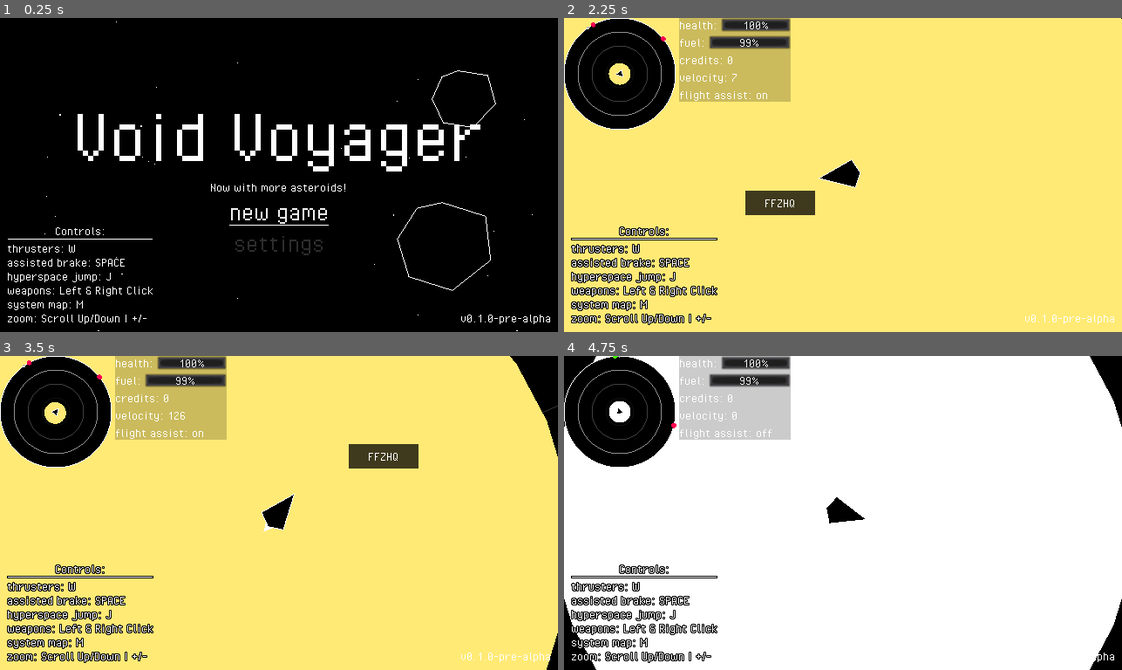
Above: before the commit, frames 1-4 (two rows, left to right).
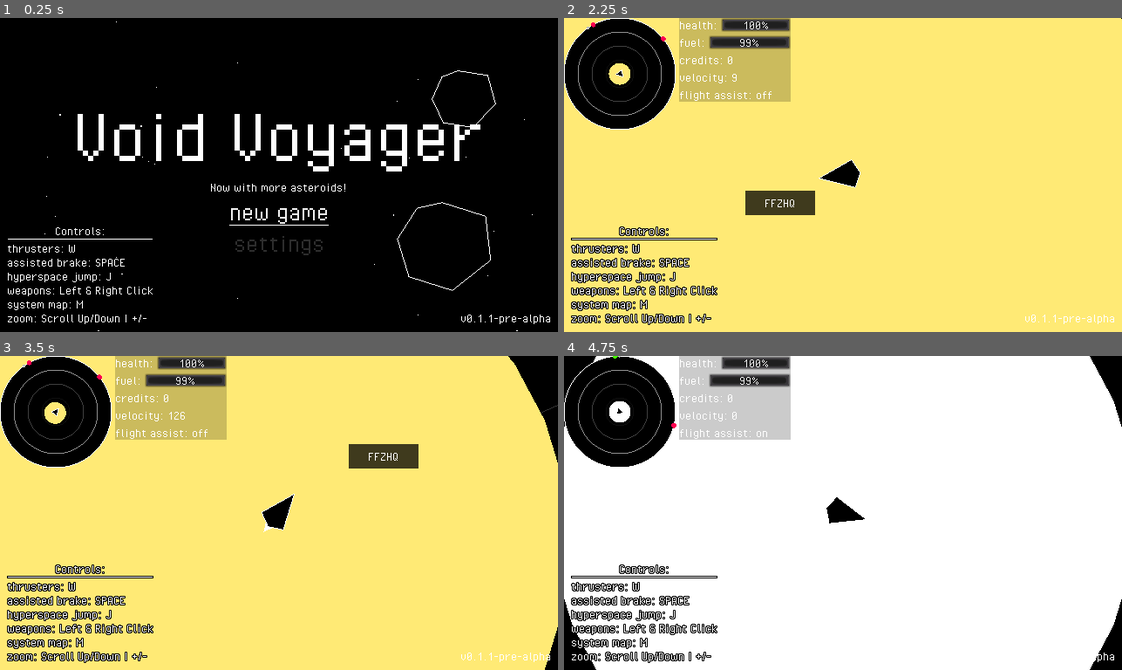
Above: after the commit, the same moments.

Repository: fossqueen/void-voyager-old
Game: Godot game, scene res://main.tscn
Two runs of this game, one before a commit and one after it. Both use one fixed random seed, a clock stepped at 60 frames per second and the inputs below.
Inputs (mouse positions are in pixels of both pictures, inside the frame that each line leads up to):
- Up to frame 1 (0.25 s): no input
- Up to frame 2 (2.25 s): click "new game" at 0.5 s; tap Enter at 1.25 s; move the mouse to (843, 175) at 1.27 s; hold W (thrust) 1.28-2.03 s; hold Space (flight_assist) 1.28-2.03 s; tap Home (ui_home) at 1.55, 2.1 s; move the mouse to (731, 190) at 2.02 s
- Up to frame 3 (3.5 s): tap Space (flight_assist) at 2.3, 2.75 s; move the mouse to (334, 443) at 2.77 s; hold W (thrust) from 2.78 s (still down); click (334, 443) at 2.85 s; tap Home (ui_home) at 3.05 s
- Up to frame 4 (4.75 s): move the mouse to (815, 575) at 3.52 s; tap Space (flight_assist) at 3.6 s; move the mouse to (1010, 560) at 4.27 s; release W (thrust) at 4.28 s; tap J (hyperspace) at 4.35 s; tap Home (ui_home) at 4.55 s

The runs differ from the first frame. In frame 1, less than 0.1% of the frame differs, in the area x 87-89%, y 94-97%; in frame 2, less than 0.1%; in frame 3, 0.2%, in the area x 8-100%, y 0-100%; in frame 4, less than 0.1%.

Commit message:
Fixed bug with flight-assist retriggering. Fixed bug with asteroids not showing on radar. Inventory testing

Diff:
--- a/asteroid/asteroid.gd
+++ b/asteroid/asteroid.gd
@@ -63,13 +63,13 @@
 func _on_VisEnabler_viewport_exited(_viewport):
 	set_process(false)
 	set_physics_process(false)
-	$CollisionPolygon2D.disabled = true
+	#$CollisionPolygon2D.disabled = true
 	contact_monitor = false
 	sleeping = true
 
 func _on_VisEnabler_viewport_entered(_viewport):
 	set_process(true)
 	set_physics_process(true)
-	$CollisionPolygon2D.disabled = false
+	#$CollisionPolygon2D.disabled = false
 	contact_monitor = true
 	sleeping = false
--- a/global.gd
+++ b/global.gd
@@ -1,7 +1,7 @@
 extends Node
 
 const TITLE: String = "Void Voyager"
-const VERSION: String = "v0.1.0-pre-alpha"
+const VERSION: String = "v0.1.1-pre-alpha"
 
 var player
 var main
--- a/player/player.gd
+++ b/player/player.gd
@@ -5,6 +5,7 @@
 var buf_v
 var buf_v_length
 var camera
+
 var reset_state = false
 var flight_assist: bool = true
 
@@ -16,44 +17,57 @@
 	set_variables()
 
 func _draw():
-	draw_colored_polygon(points, ship.color_black)
-	draw_polyline(points, ship.color_white, ship.width, ship.antialiased)
+	draw_colored_polygon(ship.points, ship.color_black)
+	draw_polyline(ship.points, ship.color_white, ship.width, ship.antialiased)
 
 func _integrate_forces(_state):
 	movement()
 	store_velocity()
-	if reset_state:
-		set_deferred("mode", MODE_KINEMATIC)
-		position = Vector2(0, 0)
-		set_deferred("mode", MODE_RIGID)
-		reset_state = false
+	reset()
 
 func _physics_process(_delta):
 	look()
 
 func _unhandled_input(_event):
+	# System map
 	if Input.is_action_just_pressed("toggle_system_map"):
 		$UI.toggle_system_map()
+
+	# Galaxy map
 	if Input.is_action_just_pressed("toggle_galaxy_map"):
 		print("ADD HERE toggle galaxy map")
 		#$UI.toggle_galaxy_map()
+
+	# Hyperspace
 	if Input.is_action_just_pressed("hyperspace"):
 		$UI/Radar.remove_all_objects()
 		reset_state = true
 		Global.main.hyperspace()
 		$UI/Radar.get_objects()
+
+	# Primary fire
 	if Input.is_action_just_pressed("primary_fire"):
 		var new_laser = laser.instance()
 		new_laser.position = position
 		new_laser.rotation = global_rotation
 		get_parent().add_child(new_laser)
+
+	# Secondary fire
 	if Input.is_action_just_pressed("secondary_fire"):
 		var new_rocket = rocket.instance()
 		new_rocket.position = position
 		new_rocket.rotation = global_rotation
 		new_rocket.linear_velocity = linear_velocity
 		get_parent().add_child(new_rocket)
-	toggle_flight_assist()
+
+	# Flight assist
+	if Input.is_action_just_pressed("flight_assist"):
+		toggle_flight_assist()
+
+	if Input.is_action_just_pressed("ui_home"):
+		Global.save.player.inventory.add_item("wood", 1)
+		Global.save.player.inventory.add_item("poopball", 14)
+		Global.save.player.inventory.add_item("joint", 64)
 
 # custom functions
 func movement():
@@ -71,11 +85,10 @@
 	look_at(get_global_mouse_position())
 
 func toggle_flight_assist():
-	if Input.is_action_pressed("flight_assist"):
-		if flight_assist:
-			flight_assist = false
-		elif !flight_assist:
-			flight_assist = true
+	if flight_assist:
+		flight_assist = false
+	elif !flight_assist:
+		flight_assist = true
 
 func burn_fuel(amount):
 	if ship.fuel > 0:
@@ -93,6 +106,13 @@
 func destroy():
 	print("Ship destroyed")
 	queue_free()
+
+func reset():
+	if reset_state:
+		set_deferred("mode", MODE_KINEMATIC)
+		position = Vector2(0, 0)
+		set_deferred("mode", MODE_RIGID)
+		reset_state = false
 
 func set_variables():
 	Global.player = self
--- a/player/player.tscn
+++ b/player/player.tscn
@@ -56,7 +56,7 @@
 contact_monitor = true
 can_sleep = false
 script = ExtResource( 1 )
-points = PoolVector2Array( 28, 0, -12, 16, -20, 0, -12, -16, 28, 0 )
+points = PoolVector2Array( -20, 0, -12, -16, 28, 0, -12, 16, -20, 0 )
 
 [node name="Animations" type="Node2D" parent="."]
 show_behind_parent = true
--- a/ships/default/default.tres
+++ b/ships/default/default.tres
@@ -10,4 +10,4 @@
 fuel = 100.0
 mass = 25000
 speed = 75000
-points = PoolVector2Array( 28, 0, -12, 16, -20, 0, -12, -16, 28, 0 )
+points = PoolVector2Array( -20, 0, -12, -16, 28, 0, -12, 16, -20, 0 )
--- a/ships/ship.gd
+++ b/ships/ship.gd
@@ -14,4 +14,4 @@
 var antialiased: bool = false
 var color_white = Color(1.0, 1.0, 1.0)
 var color_black = Color(0.0, 0.0, 0.0)
-export var points: PoolVector2Array = PoolVector2Array([Vector2(28, 0), Vector2(-12, 16) , Vector2(20, 0), Vector2(-12, -16), Vector2(28, 0)])
+export var points: PoolVector2Array = PoolVector2Array([Vector2(-20, 0), Vector2(-12, -16) , Vector2(28, 0), Vector2(-12, 16), Vector2(-20, 0)])
